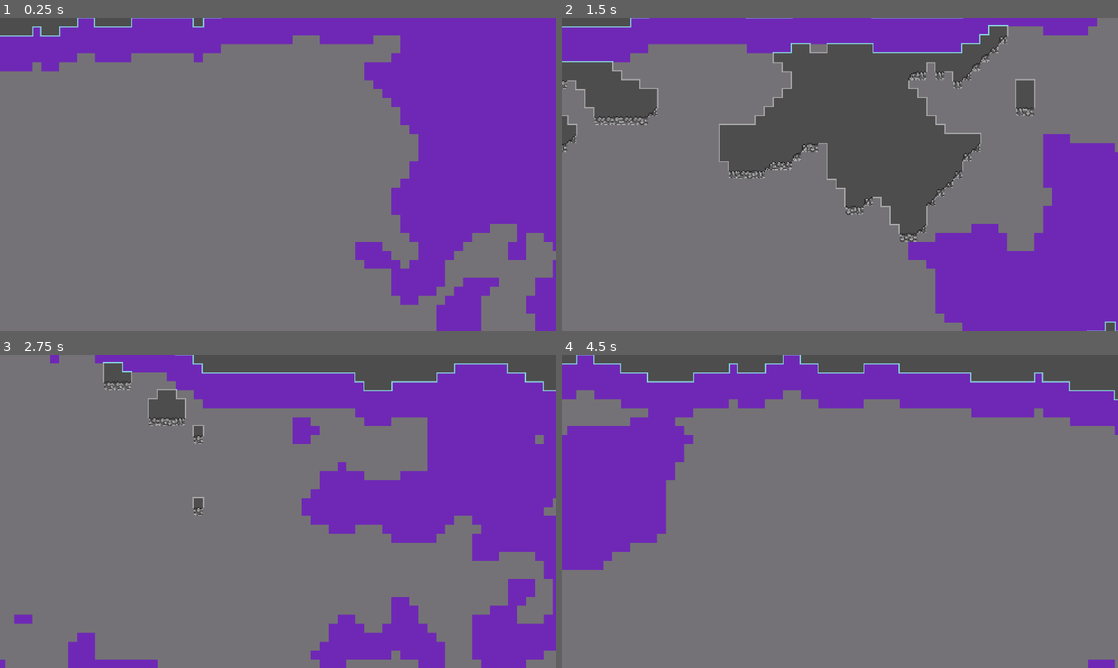
Above: before the commit, frames 1-4 (two rows, left to right).
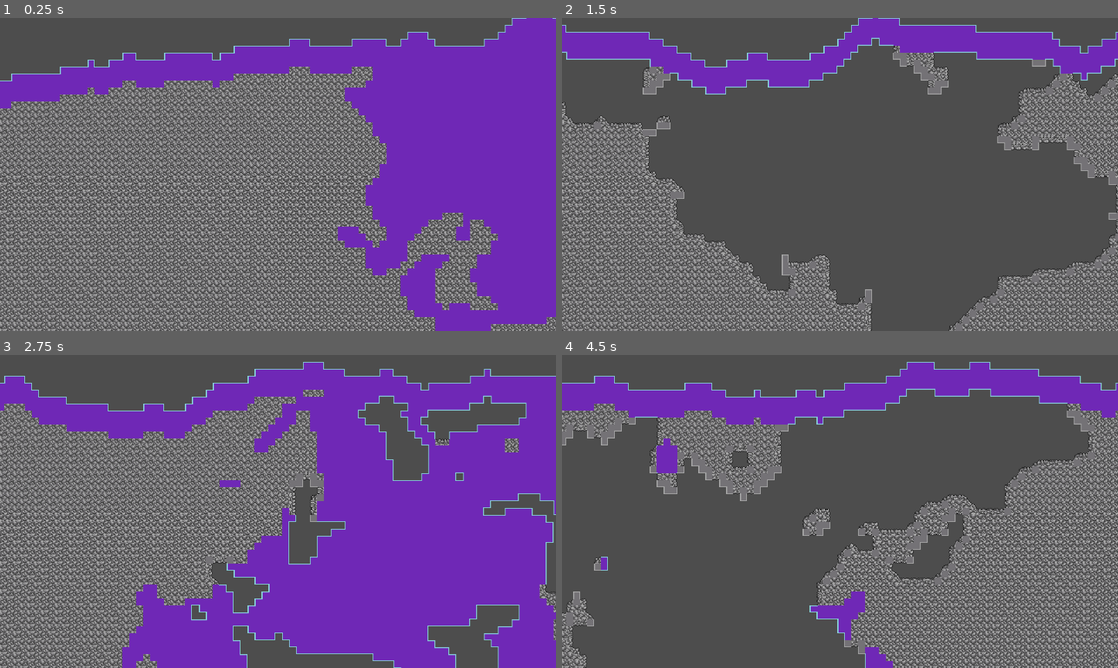
Above: after the commit, the same moments.

Repository: snuggyizme/terraria2
Game: Godot game, scene res://scenes/world.tscn
The game is run twice, just before and just after one commit, with the same random seed, the same clock (stepped at 60 frames per second) and the same inputs. The project has no main scene, so this scene is started directly.
Inputs:
- Up to frame 1 (0.25 s): no input
- Up to frame 2 (1.5 s): tap Enter at 0.5 s; hold W (w) 0.53-1.28 s; tap Space at 1.25 s; tap W (w) at 1.35 s
- Up to frame 3 (2.75 s): tap Enter at 2 s; hold W (w) from 2.03 s (still down)
- Up to frame 4 (4.5 s): tap Space at 2.75, 4.25 s; release W (w) at 2.78 s; tap W (w) at 2.85, 4.35 s; tap Enter at 3.5 s; hold W (w) 3.53-4.28 s

The runs differ from the first frame. In frame 1, 57% of the frame differs, in the area x 0-100%, y 0-100%; in frame 2, 69%; in frame 3, 63%; in frame 4, 77%.

Commit message:
many more rok n stones

Diff:
--- a/assets/resources/tileset.tres
+++ b/assets/resources/tileset.tres
@@ -4,6 +4,9 @@
 [ext_resource type="Texture2D" uid="uid://7ri75qxowmmj" path="res://assets/sprites/tiles/stone.png" id="2_oldks"]
 
 [sub_resource type="OccluderPolygon2D" id="OccluderPolygon2D_5mwl8"]
+polygon = PackedVector2Array(4, -4, 4, 4, -4, 4, -4, -4)
+
+[sub_resource type="OccluderPolygon2D" id="OccluderPolygon2D_oldks"]
 polygon = PackedVector2Array(4, -4, 4, 4, -4, 4, -4, -4)
 
 [sub_resource type="TileSetAtlasSource" id="TileSetAtlasSource_oldks"]
@@ -417,6 +420,8 @@
 0:6/0 = 0
 0:6/0/terrain_set = 0
 0:6/0/terrain = 0
+0:6/0/occlusion_layer_0/polygon_0/polygon = SubResource("OccluderPolygon2D_oldks")
+0:6/0/physics_layer_0/polygon_0/points = PackedVector2Array(4, -4, 4, 4, -4, 4, -4, -4)
 0:6/0/terrains_peering_bit/right_side = 0
 0:6/0/terrains_peering_bit/bottom_right_corner = 0
 0:6/0/terrains_peering_bit/bottom_side = 0
@@ -427,6 +432,8 @@
 0:7/0 = 0
 0:7/0/terrain_set = 0
 0:7/0/terrain = 0
+0:7/0/occlusion_layer_0/polygon_0/polygon = SubResource("OccluderPolygon2D_oldks")
+0:7/0/physics_layer_0/polygon_0/points = PackedVector2Array(4, -4, 4, 4, -4, 4, -4, -4)
 0:7/0/terrains_peering_bit/right_side = 0
 0:7/0/terrains_peering_bit/bottom_right_corner = 0
 0:7/0/terrains_peering_bit/bottom_side = 0
@@ -437,6 +444,8 @@
 1:7/0 = 0
 1:7/0/terrain_set = 0
 1:7/0/terrain = 0
+1:7/0/occlusion_layer_0/polygon_0/polygon = SubResource("OccluderPolygon2D_oldks")
+1:7/0/physics_layer_0/polygon_0/points = PackedVector2Array(4, -4, 4, 4, -4, 4, -4, -4)
 1:7/0/terrains_peering_bit/right_side = 0
 1:7/0/terrains_peering_bit/bottom_side = 0
 1:7/0/terrains_peering_bit/bottom_left_corner = 0
@@ -447,6 +456,8 @@
 1:6/0 = 0
 1:6/0/terrain_set = 0
 1:6/0/terrain = 0
+1:6/0/occlusion_layer_0/polygon_0/polygon = SubResource("OccluderPolygon2D_oldks")
+1:6/0/physics_layer_0/polygon_0/points = PackedVector2Array(4, -4, 4, 4, -4, 4, -4, -4)
 1:6/0/terrains_peering_bit/right_side = 0
 1:6/0/terrains_peering_bit/bottom_right_corner = 0
 1:6/0/terrains_peering_bit/bottom_side = 0
@@ -457,6 +468,8 @@
 2:6/0 = 0
 2:6/0/terrain_set = 0
 2:6/0/terrain = 0
+2:6/0/occlusion_layer_0/polygon_0/polygon = SubResource("OccluderPolygon2D_oldks")
+2:6/0/physics_layer_0/polygon_0/points = PackedVector2Array(4, -4, 4, 4, -4, 4, -4, -4)
 2:6/0/terrains_peering_bit/right_side = 0
 2:6/0/terrains_peering_bit/bottom_side = 0
 2:6/0/terrains_peering_bit/left_side = 0
@@ -464,6 +477,8 @@
 2:7/0 = 0
 2:7/0/terrain_set = 0
 2:7/0/terrain = 0
+2:7/0/occlusion_layer_0/polygon_0/polygon = SubResource("OccluderPolygon2D_oldks")
+2:7/0/physics_layer_0/polygon_0/points = PackedVector2Array(4, -4, 4, 4, -4, 4, -4, -4)
 2:7/0/terrains_peering_bit/right_side = 0
 2:7/0/terrains_peering_bit/bottom_right_corner = 0
 2:7/0/terrains_peering_bit/bottom_side = 0
@@ -472,6 +487,8 @@
 3:7/0 = 0
 3:7/0/terrain_set = 0
 3:7/0/terrain = 0
+3:7/0/occlusion_layer_0/polygon_0/polygon = SubResource("OccluderPolygon2D_oldks")
+3:7/0/physics_layer_0/polygon_0/points = PackedVector2Array(4, -4, 4, 4, -4, 4, -4, -4)
 3:7/0/terrains_peering_bit/right_side = 0
 3:7/0/terrains_peering_bit/bottom_side = 0
 3:7/0/terrains_peering_bit/left_side = 0
@@ -480,6 +497,8 @@
 4:7/0 = 0
 4:7/0/terrain_set = 0
 4:7/0/terrain = 0
+4:7/0/occlusion_layer_0/polygon_0/polygon = SubResource("OccluderPolygon2D_oldks")
+4:7/0/physics_layer_0/polygon_0/points = PackedVector2Array(4, -4, 4, 4, -4, 4, -4, -4)
 4:7/0/terrains_peering_bit/right_side = 0
 4:7/0/terrains_peering_bit/bottom_side = 0
 4:7/0/terrains_peering_bit/left_side = 0
@@ -488,6 +507,8 @@
 4:6/0 = 0
 4:6/0/terrain_set = 0
 4:6/0/terrain = 0
+4:6/0/occlusion_layer_0/polygon_0/polygon = SubResource("OccluderPolygon2D_oldks")
+4:6/0/physics_layer_0/polygon_0/points = PackedVector2Array(4, -4, 4, 4, -4, 4, -4, -4)
 4:6/0/terrains_peering_bit/right_side = 0
 4:6/0/terrains_peering_bit/bottom_right_corner = 0
 4:6/0/terrains_peering_bit/bottom_side = 0
@@ -497,6 +518,8 @@
 5:6/0 = 0
 5:6/0/terrain_set = 0
 5:6/0/terrain = 0
+5:6/0/occlusion_layer_0/polygon_0/polygon = SubResource("OccluderPolygon2D_oldks")
+5:6/0/physics_layer_0/polygon_0/points = PackedVector2Array(4, -4, 4, 4, -4, 4, -4, -4)
 5:6/0/terrains_peering_bit/right_side = 0
 5:6/0/terrains_peering_bit/bottom_right_corner = 0
 5:6/0/terrains_peering_bit/bottom_side = 0
@@ -506,6 +529,8 @@
 5:7/0 = 0
 5:7/0/terrain_set = 0
 5:7/0/terrain = 0
+5:7/0/occlusion_layer_0/polygon_0/polygon = SubResource("OccluderPolygon2D_oldks")
+5:7/0/physics_layer_0/polygon_0/points = PackedVector2Array(4, -4, 4, 4, -4, 4, -4, -4)
 5:7/0/terrains_peering_bit/right_side = 0
 5:7/0/terrains_peering_bit/bottom_side = 0
 5:7/0/terrains_peering_bit/bottom_left_corner = 0
@@ -514,6 +539,8 @@
 6:7/0 = 0
 6:7/0/terrain_set = 0
 6:7/0/terrain = 0
+6:7/0/occlusion_layer_0/polygon_0/polygon = SubResource("OccluderPolygon2D_oldks")
+6:7/0/physics_layer_0/polygon_0/points = PackedVector2Array(4, -4, 4, 4, -4, 4, -4, -4)
 6:7/0/terrains_peering_bit/right_side = 0
 6:7/0/terrains_peering_bit/bottom_side = 0
 6:7/0/terrains_peering_bit/bottom_left_corner = 0
@@ -523,6 +550,8 @@
 6:6/0 = 0
 6:6/0/terrain_set = 0
 6:6/0/terrain = 0
+6:6/0/occlusion_layer_0/polygon_0/polygon = SubResource("OccluderPolygon2D_oldks")
+6:6/0/physics_layer_0/polygon_0/points = PackedVector2Array(4, -4, 4, 4, -4, 4, -4, -4)
 6:6/0/terrains_peering_bit/right_side = 0
 6:6/0/terrains_peering_bit/bottom_side = 0
 6:6/0/terrains_peering_bit/left_side = 0
@@ -532,6 +561,8 @@
 7:6/0 = 0
 7:6/0/terrain_set = 0
 7:6/0/terrain = 0
+7:6/0/occlusion_layer_0/polygon_0/polygon = SubResource("OccluderPolygon2D_oldks")
+7:6/0/physics_layer_0/polygon_0/points = PackedVector2Array(4, -4, 4, 4, -4, 4, -4, -4)
 7:6/0/terrains_peering_bit/right_side = 0
 7:6/0/terrains_peering_bit/bottom_side = 0
 7:6/0/terrains_peering_bit/bottom_left_corner = 0
@@ -541,12 +572,146 @@
 7:7/0 = 0
 7:7/0/terrain_set = 0
 7:7/0/terrain = 0
+7:7/0/occlusion_layer_0/polygon_0/polygon = SubResource("OccluderPolygon2D_oldks")
+7:7/0/physics_layer_0/polygon_0/points = PackedVector2Array(4, -4, 4, 4, -4, 4, -4, -4)
 7:7/0/terrains_peering_bit/right_side = 0
 7:7/0/terrains_peering_bit/bottom_right_corner = 0
 7:7/0/terrains_peering_bit/bottom_side = 0
 7:7/0/terrains_peering_bit/left_side = 0
 7:7/0/terrains_peering_bit/top_left_corner = 0
 7:7/0/terrains_peering_bit/top_side = 0
+0:8/0 = 0
+0:8/0/terrain_set = 0
+0:8/0/terrain = 0
+0:8/0/occlusion_layer_0/polygon_0/polygon = SubResource("OccluderPolygon2D_oldks")
+0:8/0/physics_layer_0/polygon_0/points = PackedVector2Array(4, -4, 4, 4, -4, 4, -4, -4)
+0:8/0/terrains_peering_bit/right_side = 0
+0:8/0/terrains_peering_bit/bottom_right_corner = 0
+0:8/0/terrains_peering_bit/bottom_side = 0
+0:8/0/terrains_peering_bit/left_side = 0
+1:8/0 = 0
+1:8/0/terrain_set = 0
+1:8/0/terrain = 0
+1:8/0/occlusion_layer_0/polygon_0/polygon = SubResource("OccluderPolygon2D_oldks")
+1:8/0/physics_layer_0/polygon_0/points = PackedVector2Array(4, -4, 4, 4, -4, 4, -4, -4)
+1:8/0/terrains_peering_bit/right_side = 0
+1:8/0/terrains_peering_bit/bottom_side = 0
+1:8/0/terrains_peering_bit/left_side = 0
+2:8/0 = 0
+2:8/0/terrain_set = 0
+2:8/0/terrain = 0
+2:8/0/occlusion_layer_0/polygon_0/polygon = SubResource("OccluderPolygon2D_oldks")
+2:8/0/physics_layer_0/polygon_0/points = PackedVector2Array(4, -4, 4, 4, -4, 4, -4, -4)
+2:8/0/terrains_peering_bit/right_side = 0
+2:8/0/terrains_peering_bit/bottom_side = 0
+2:8/0/terrains_peering_bit/bottom_left_corner = 0
+2:8/0/terrains_peering_bit/left_side = 0
+3:8/0 = 0
+3:8/0/terrain_set = 0
+3:8/0/terrain = 0
+3:8/0/occlusion_layer_0/polygon_0/polygon = SubResource("OccluderPolygon2D_oldks")
+3:8/0/physics_layer_0/polygon_0/points = PackedVector2Array(4, -4, 4, 4, -4, 4, -4, -4)
+3:8/0/terrains_peering_bit/right_side = 0
+3:8/0/terrains_peering_bit/left_side = 0
+3:8/0/terrains_peering_bit/top_side = 0
+3:8/0/terrains_peering_bit/top_right_corner = 0
+4:8/0 = 0
+4:8/0/terrain_set = 0
+4:8/0/terrain = 0
+4:8/0/occlusion_layer_0/polygon_0/polygon = SubResource("OccluderPolygon2D_oldks")
+4:8/0/physics_layer_0/polygon_0/points = PackedVector2Array(4, -4, 4, 4, -4, 4, -4, -4)
+4:8/0/terrains_peering_bit/right_side = 0
+4:8/0/terrains_peering_bit/left_side = 0
+4:8/0/terrains_peering_bit/top_side = 0
+5:8/0 = 0
+5:8/0/terrain_set = 0
+5:8/0/terrain = 0
+5:8/0/occlusion_layer_0/polygon_0/polygon = SubResource("OccluderPolygon2D_oldks")
+5:8/0/physics_layer_0/polygon_0/points = PackedVector2Array(4, -4, 4, 4, -4, 4, -4, -4)
+5:8/0/terrains_peering_bit/right_side = 0
+5:8/0/terrains_peering_bit/left_side = 0
+5:8/0/terrains_peering_bit/top_left_corner = 0
+5:8/0/terrains_peering_bit/top_side = 0
+6:8/0 = 0
+6:8/0/terrain_set = 0
+6:8/0/terrain = 0
+6:8/0/occlusion_layer_0/polygon_0/polygon = SubResource("OccluderPolygon2D_oldks")
+6:8/0/physics_layer_0/polygon_0/points = PackedVector2Array(4, -4, 4, 4, -4, 4, -4, -4)
+6:8/0/terrains_peering_bit/right_side = 0
+6:8/0/terrains_peering_bit/bottom_side = 0
+7:9/0 = 0
+7:9/0/terrain_set = 0
+7:9/0/terrain = 0
+7:9/0/occlusion_layer_0/polygon_0/polygon = SubResource("OccluderPolygon2D_oldks")
+7:9/0/physics_layer_0/polygon_0/points = PackedVector2Array(4, -4, 4, 4, -4, 4, -4, -4)
+7:9/0/terrains_peering_bit/left_side = 0
+7:9/0/terrains_peering_bit/top_side = 0
+6:9/0 = 0
+6:9/0/terrain_set = 0
+6:9/0/terrain = 0
+6:9/0/occlusion_layer_0/polygon_0/polygon = SubResource("OccluderPolygon2D_oldks")
+6:9/0/physics_layer_0/polygon_0/points = PackedVector2Array(4, -4, 4, 4, -4, 4, -4, -4)
+6:9/0/terrains_peering_bit/right_side = 0
+6:9/0/terrains_peering_bit/top_side = 0
+5:9/0 = 0
+5:9/0/terrain_set = 0
+5:9/0/terrain = 0
+5:9/0/occlusion_layer_0/polygon_0/polygon = SubResource("OccluderPolygon2D_oldks")
+5:9/0/physics_layer_0/polygon_0/points = PackedVector2Array(4, -4, 4, 4, -4, 4, -4, -4)
+5:9/0/terrains_peering_bit/bottom_side = 0
+5:9/0/terrains_peering_bit/left_side = 0
+5:9/0/terrains_peering_bit/top_left_corner = 0
+5:9/0/terrains_peering_bit/top_side = 0
+4:9/0 = 0
+4:9/0/terrain_set = 0
+4:9/0/terrain = 0
+4:9/0/occlusion_layer_0/polygon_0/polygon = SubResource("OccluderPolygon2D_oldks")
+4:9/0/physics_layer_0/polygon_0/points = PackedVector2Array(4, -4, 4, 4, -4, 4, -4, -4)
+4:9/0/terrains_peering_bit/bottom_side = 0
+4:9/0/terrains_peering_bit/left_side = 0
+4:9/0/terrains_peering_bit/top_side = 0
+3:9/0 = 0
+3:9/0/terrain_set = 0
+3:9/0/terrain = 0
+3:9/0/occlusion_layer_0/polygon_0/polygon = SubResource("OccluderPolygon2D_oldks")
+3:9/0/physics_layer_0/polygon_0/points = PackedVector2Array(4, -4, 4, 4, -4, 4, -4, -4)
+3:9/0/terrains_peering_bit/bottom_side = 0
+3:9/0/terrains_peering_bit/bottom_left_corner = 0
+3:9/0/terrains_peering_bit/left_side = 0
+3:9/0/terrains_peering_bit/top_side = 0
+2:9/0 = 0
+2:9/0/terrain_set = 0
+2:9/0/terrain = 0
+2:9/0/occlusion_layer_0/polygon_0/polygon = SubResource("OccluderPolygon2D_oldks")
+2:9/0/physics_layer_0/polygon_0/points = PackedVector2Array(4, -4, 4, 4, -4, 4, -4, -4)
+2:9/0/terrains_peering_bit/right_side = 0
+2:9/0/terrains_peering_bit/bottom_right_corner = 0
+2:9/0/terrains_peering_bit/bottom_side = 0
+2:9/0/terrains_peering_bit/top_side = 0
+7:8/0 = 0
+7:8/0/terrain_set = 0
+7:8/0/terrain = 0
+7:8/0/occlusion_layer_0/polygon_0/polygon = SubResource("OccluderPolygon2D_oldks")
+7:8/0/physics_layer_0/polygon_0/points = PackedVector2Array(4, -4, 4, 4, -4, 4, -4, -4)
+7:8/0/terrains_peering_bit/bottom_side = 0
+7:8/0/terrains_peering_bit/left_side = 0
+1:9/0 = 0
+1:9/0/terrain_set = 0
+1:9/0/terrain = 0
+1:9/0/occlusion_layer_0/polygon_0/polygon = SubResource("OccluderPolygon2D_oldks")
+1:9/0/physics_layer_0/polygon_0/points = PackedVector2Array(4, -4, 4, 4, -4, 4, -4, -4)
+1:9/0/terrains_peering_bit/right_side = 0
+1:9/0/terrains_peering_bit/bottom_side = 0
+1:9/0/terrains_peering_bit/top_side = 0
+0:9/0 = 0
+0:9/0/terrain_set = 0
+0:9/0/terrain = 0
+0:9/0/occlusion_layer_0/polygon_0/polygon = SubResource("OccluderPolygon2D_oldks")
+0:9/0/physics_layer_0/polygon_0/points = PackedVector2Array(4, -4, 4, 4, -4, 4, -4, -4)
+0:9/0/terrains_peering_bit/right_side = 0
+0:9/0/terrains_peering_bit/bottom_side = 0
+0:9/0/terrains_peering_bit/top_side = 0
+0:9/0/terrains_peering_bit/top_right_corner = 0
 
 [sub_resource type="TileSetAtlasSource" id="TileSetAtlasSource_5xk8l"]
 texture = ExtResource("2_oldks")
@@ -825,6 +990,14 @@
 6:8/0 = 0
 7:8/0 = 0
 8:8/0 = 0
+0:9/0 = 0
+1:9/0 = 0
+2:9/0 = 0
+3:9/0 = 0
+4:9/0 = 0
+5:9/0 = 0
+6:9/0 = 0
+7:9/0 = 0
 
 [resource]
 tile_size = Vector2i(8, 8)
--- a/scenes/world.tscn
+++ b/scenes/world.tscn
@@ -8,4 +8,4 @@
 
 [node name="Camera2D" type="Camera2D" parent="." unique_id=799073620]
 position = Vector2(611, 396)
-zoom = Vector2(3.875, 3.875)
+zoom = Vector2(3, 3)
--- a/scripts/chunk.gd
+++ b/scripts/chunk.gd
@@ -84,7 +84,10 @@
 			tileMap.erase_cell(coordFromCell)
 			tileMap.set_cell(Vector2i(x, y), block.sourceAtlas, coordFromCell)
 
-func _input(_event: InputEvent) -> void:
+func _input(event: InputEvent) -> void:
+	if not event.is_action_pressed("w"):
+		return
+
 	print("hai")
 	Global.noise.seed += 1
 	generate()
Binary file changed: assets/sprites/tiles/stone.aseprite
Binary file changed: assets/sprites/tiles/stone.png
Binary file changed: assets/sprites/tiles/template.aseprite
Binary file changed: assets/sprites/tiles/template.png
Binary file changed: assets/sprites/workspace8x8.aseprite
Binary file added: assets/sprites/workspace8x8.png
Not shown, added: assets/sprites/workspace8x8.png.import
